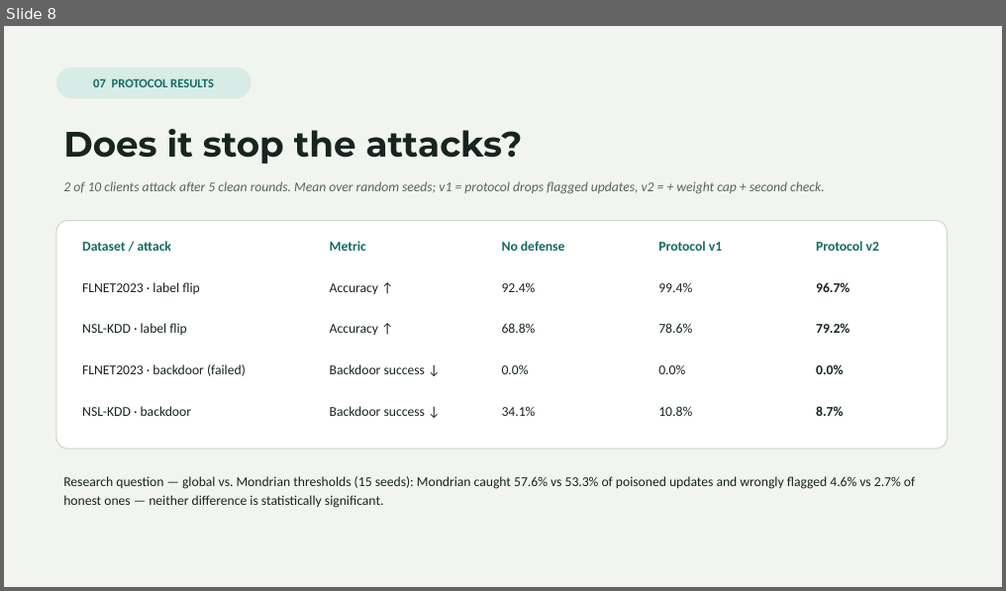
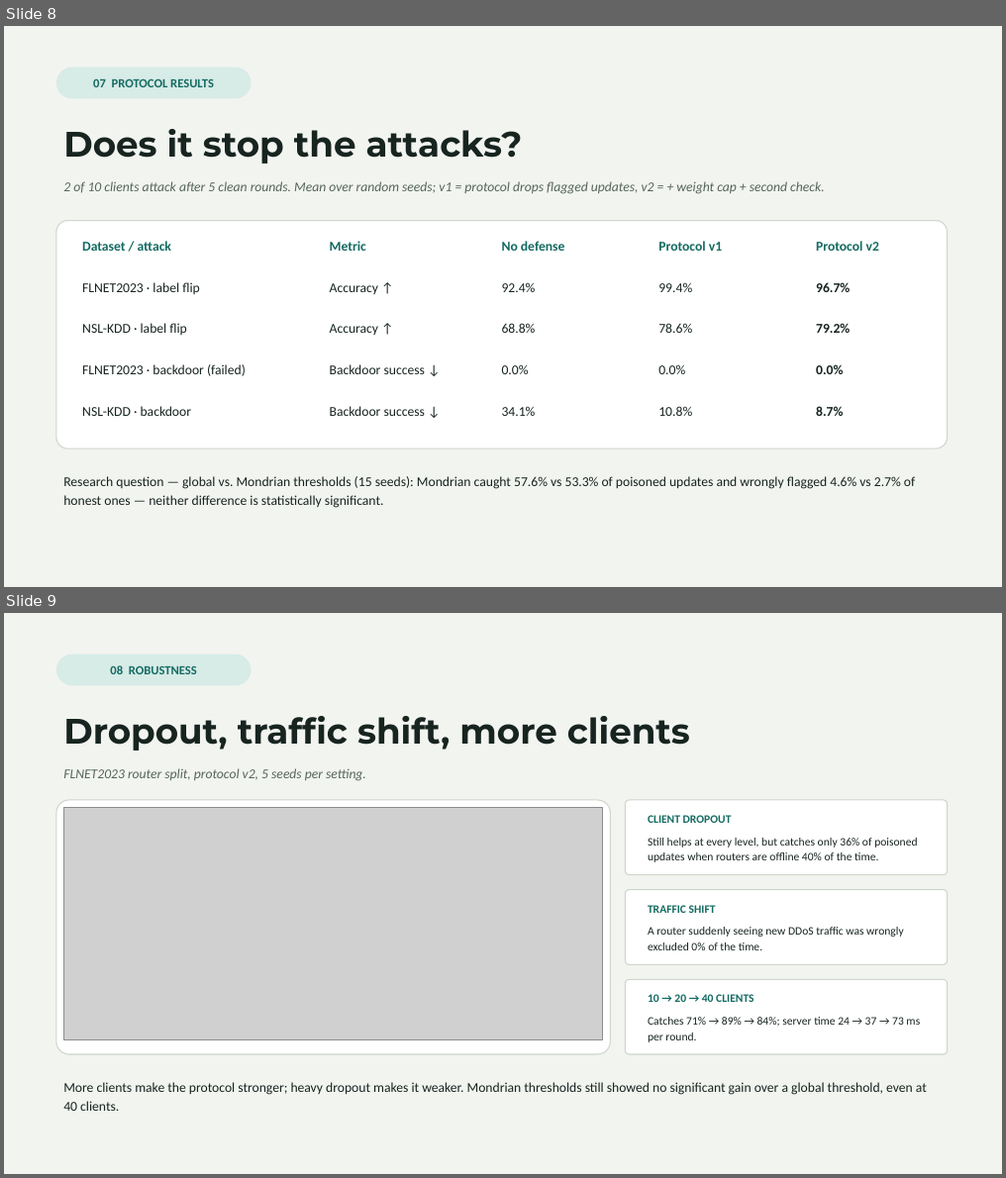
Before and after one commit to Vinudharshini18/Krypsis-A-network-intrusion-detection-system, a slide deck: presentation/Krypsis_Presentation.pptx. Shown one above the other, each under a label of ours: slide 8 before the commit, slides 8 and 9 after it. The pictures are 1006x591 and 1006x1178 pixels, drawn with LibreOffice and Linux fonts; fonts in the diff are those of the drawing; grey boxes stand for pictures. Boxes give left, top, right and bottom in pixels: in the first picture for what was removed or moved away, otherwise in the second. Text is boxed around its words. In the diff, an @@ line names an element or a change of style, - is before the commit and + after.

Commit message:
Slides: add robustness slide and status row
Adds an 11th slide (dropout figure plus dropout, traffic-shift and scalability cards) and a robustness row on the status slide.

```diff
--- a/presentation/Krypsis_Presentation.pptx
+++ b/presentation/Krypsis_Presentation.pptx
@@ slide 9 added at (4,613,1002,1174), background #FFFFFF @@
@@ rectangle added at (4,613,1002,1174), fill #F2F4F0 @@
@@ rounded rectangle added at (56,655,252,685), fill #D7EBE7, 12 pt, text #146B62, bold @@
+08 ROBUSTNESS
@@ text added at (63,716,690,751), 34 pt, text #172420, bold @@
+Dropout, traffic shift, more clients
@@ text added at (63,768,366,781), 13 pt, text #56655D, italic @@
+FLNET2023 router split, protocol v2, 5 seeds per setting.
@@ rounded rectangle added at (56,800,611,1055), fill #FFFFFF, outline #CFD6CB 1 pt @@
@@ picture added at (63,808,603,1041) @@
@@ rounded rectangle added at (626,800,947,875), fill #FFFFFF, outline #CFD6CB 1 pt @@
@@ text added at (648,815,732,823), 11 pt, text #146B62, bold @@
+CLIENT DROPOUT
@@ text added at (648,838,917,862), 11 pt, text #172420 @@
+Still helps at every level, but catches only 36% of poisoned updates when routers are offline 40% of the time.
@@ rounded rectangle added at (626,890,947,964), fill #FFFFFF, outline #CFD6CB 1 pt @@
@@ text added at (648,905,716,913), 11 pt, text #146B62, bold @@
+TRAFFIC SHIFT
@@ text added at (648,927,904,951), 11 pt, text #172420 @@
+A router suddenly seeing new DDoS traffic was wrongly excluded 0% of the time.
@@ rounded rectangle added at (626,980,947,1055), fill #FFFFFF, outline #CFD6CB 1 pt @@
@@ text added at (648,994,753,1002), 11 pt, text #146B62, bold @@
+10 → 20 → 40 CLIENTS
@@ text added at (648,1017,920,1043), 11 pt, text #172420 @@
+Catches 71% → 89% → 84%; server time 24 → 37 → 73 ms per round.
@@ text added at (63,1082,927,1111), 13 pt, text #172420 @@
+More clients make the protocol stronger; heavy dropout makes it weaker. Mondrian thresholds still showed no significant gain over a global threshold, even at 40 clients.
```
Also in this commit, not shown: 3 slides changed, 1 other file.
